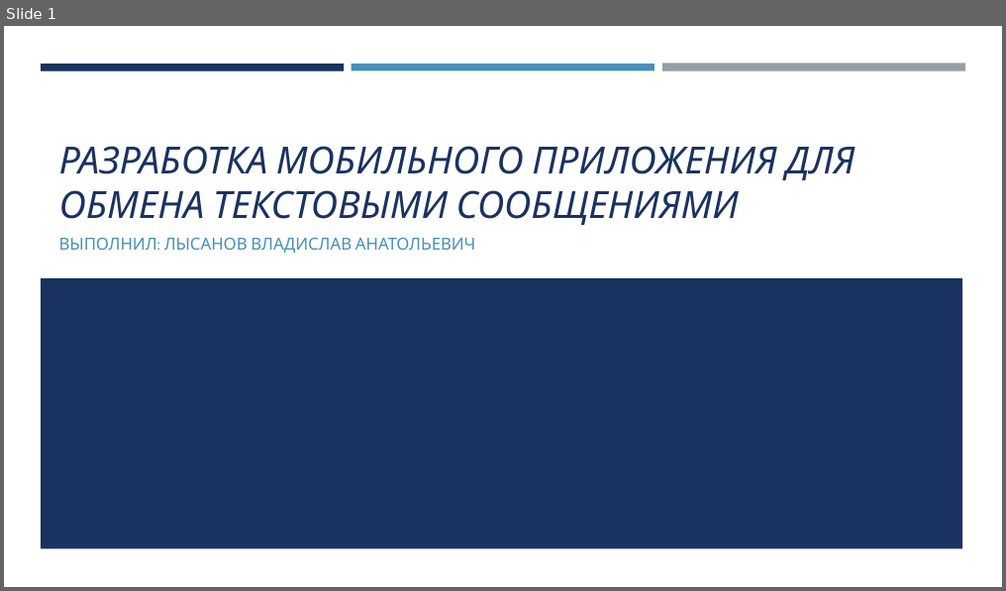
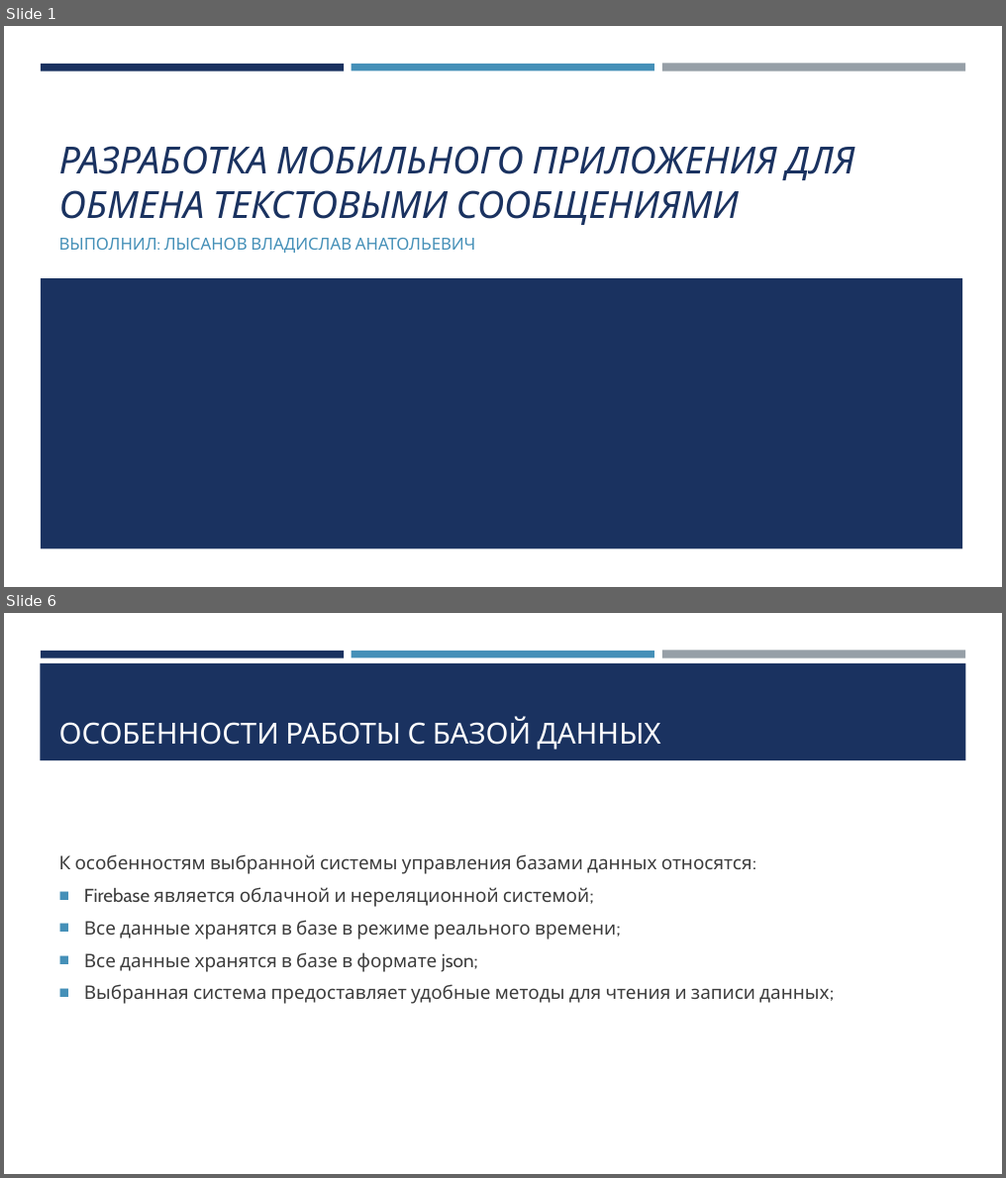
Before and after one commit to btwlav/ChatTutorial1, a slide deck: shemas/Выступление.pptx. Shown one above the other, each under a label of ours: slide 1 before the commit, slides 1 and 6 after it; the slides between them are not shown. The pictures are 1006x591 and 1006x1178 pixels, drawn with LibreOffice and Linux fonts; fonts in the diff are those of the drawing. Boxes give left, top, right and bottom in pixels: in the first picture for what was removed or moved away, otherwise in the second. Text is boxed around its words. In the diff, an @@ line names an element or a change of style, - is before the commit and + after.

```diff
--- a/shemas/Выступление.pptx
+++ b/shemas/Выступление.pptx
@@ slide 6 added at (4,613,1002,1174), background #FFFFFF; not listed: 3 template elements that a slide beside it also shows @@
@@ rectangle added at (40,663,966,761), fill #1A3260 @@
@@ title added at (59,717,661,750), 28 pt, text #FFFFFF @@
+ОСОБЕННОСТИ РАБОТЫ С БАЗОЙ ДАННЫХ
@@ text added at (59,855,829,1004), 18 pt, text #3D3D3D @@
+К особенностям выбранной системы управления базами данных относятся:
+■ Firebase является облачной и нереляционной системой;
+■ Все данные хранятся в базе в режиме реального времени;
+■ Все данные хранятся в базе в формате json;
+■ Выбранная система предоставляет удобные методы для чтения и записи данных;
```
Also in this commit, not shown: 3 slides changed, 2 other slides added, 1 slide removed.
